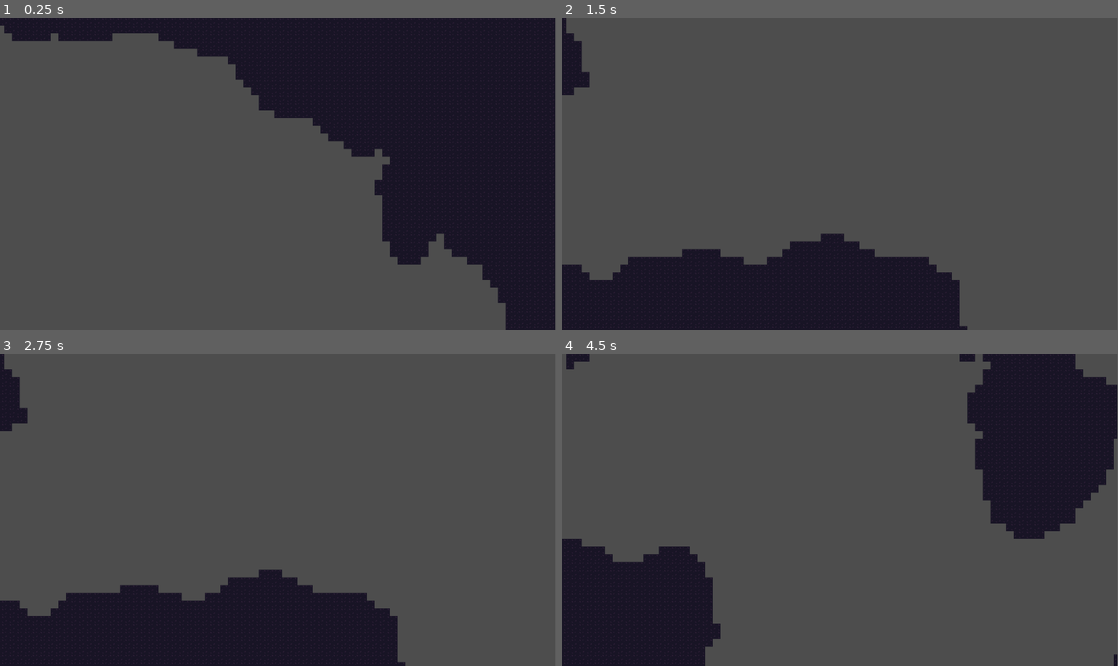
Above: before the commit, frames 1-4 (two rows, left to right).
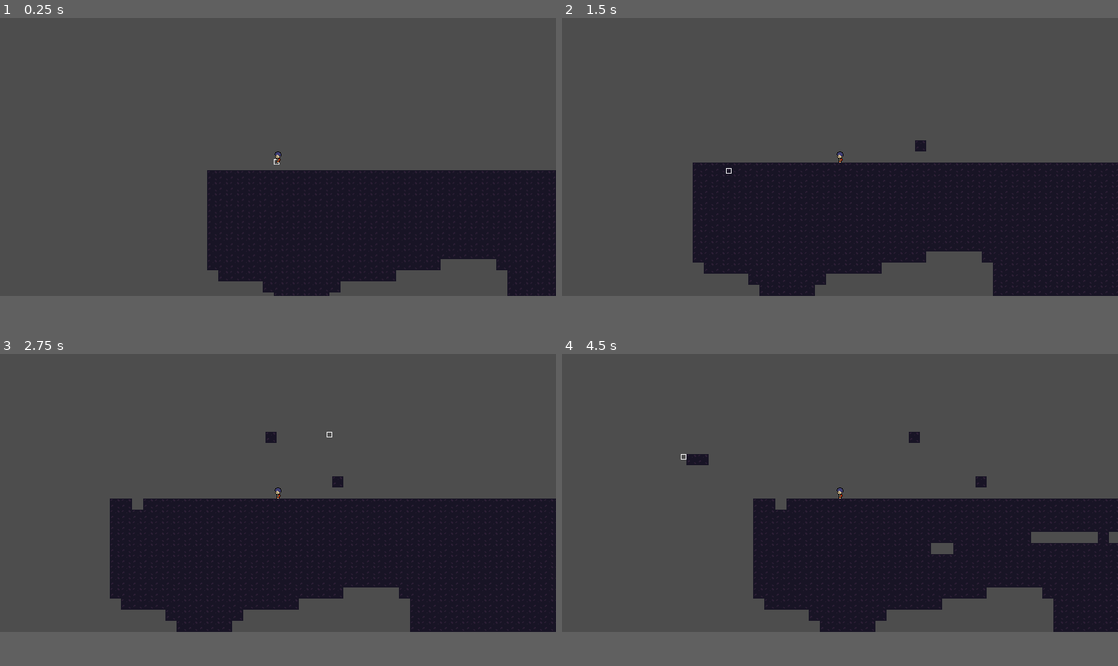
Above: after the commit, the same moments.

Repository: TyGuy54/terraria-like-generation
Game: Godot game, scene res://main.tscn
The game is run twice, just before and just after one commit, with the same random seed, the same clock (stepped at 60 frames per second) and the same inputs. The engine's default icon, where the game draws it, is replaced by a stand-in: a white triangle on a blue panel in a dark square.
Inputs (mouse positions are in pixels of both pictures, inside the frame that each line leads up to):
- Up to frame 1 (0.25 s): no input
- Up to frame 2 (1.5 s): move the mouse to (962, 158) at 0.52 s; press the mouse at (962, 158) at 0.53 s; hold Right (ui_right) 0.53-1.28 s; right-click (962, 158) at 0.8 s; move the mouse to (728, 189) at 1.27 s; release the mouse at (728, 189) at 1.28 s; hold Left (ui_left) from 1.28 s (still down); right-click (728, 189) at 1.35 s
- Up to frame 3 (2.75 s): click (166, 525) at 1.55 s; move the mouse to (333, 441) at 2.02 s; release Left (ui_left) at 2.03 s; press the mouse at (333, 441) at 2.03 s; hold Right (ui_right) from 2.03 s (still down); right-click (333, 441) at 2.3 s
- Up to frame 4 (4.5 s): move the mouse to (812, 572) at 2.77 s; release the mouse at (812, 572) at 2.78 s; right-click (812, 572) at 2.85 s; click (812, 572) at 3.05 s; tap Enter at 3.5 s; move the mouse to (1006, 556) at 3.52 s; release Right (ui_right) at 3.53 s; press the mouse at (1006, 556) at 3.53 s; hold Left (ui_left) from 3.53 s (still down); right-click (1006, 556) at 3.8 s; move the mouse to (673, 463) at 4.27 s; release the mouse at (673, 463) at 4.28 s; right-click (673, 463) at 4.35 s
In our replay, the window is 799x449 before the commit and 800x400 after it. These sizes can differ from the game's own. Grey fills any space a smaller window leaves; there, only what the larger window draws over its background counts as a difference.

The runs differ from the first frame. In frame 1, 41% of the frame differs, in the area x 0-100%, y 0-100%; in frame 2, 34%; in frame 3, 36%; in frame 4, 43%.

Commit message:
added a player controller

Diff:
--- a/TileMap.gd
+++ b/TileMap.gd
@@ -6,6 +6,8 @@
 
 # making a new perlin noise
 var noise = FastNoiseLite.new()
+
+@onready var selector = $selector
 
 func _ready():
 	# randomize()
@@ -22,11 +24,11 @@
 	generate_level()
 
 # dubug stuff for resetting the scence and generating a new map
-func _unhandled_input(event):
-	if event is InputEventMouseButton:
-		if event.button_mask == MOUSE_BUTTON_MASK_RIGHT:
-			print("Reloading...")
-			get_tree().reload_current_scene()
+#func _unhandled_input(event):
+	#if event is InputEventMouseButton:
+		#if event.button_mask == MOUSE_BUTTON_MASK_RIGHT:
+			#print("Reloading...")
+			#get_tree().reload_current_scene()
 
 # generating the level
 func generate_level():
@@ -44,7 +46,23 @@
 # generates an id to decide weahter or not to place a block
 # for now 0 is a dirt block and -1 is an empty block
 func generate_id(noise_level: float):
-	if noise_level <= 0:
+	if noise_level <= -0.2:
 		return -1
 	else:
 		return 0
+
+func _physics_process(delta):
+	if Input.is_action_pressed("m_left"):
+		var tile = local_to_map(selector.mouse_pos * 8)
+		var tile_id = get_cell_source_id(0, tile)
+
+		var new_id = -1
+
+		if tile_id != -1:
+			if tile_id < 0:
+				new_id = (tile_id + 1)
+			set_cell(0, tile, new_id)
+
+	if Input.is_action_pressed("m_right"):
+		var tile = local_to_map(selector.mouse_pos * 8)
+		set_cell(0, tile, 0, Vector2i(1, 1))
--- a/main.tscn
+++ b/main.tscn
@@ -1,86 +1,192 @@
-[gd_scene load_steps=8 format=3 uid="uid://ed5j0d3un6ws"]
-
+[gd_scene load_steps=10 format=3 uid="uid://c5gxs6a7kudgr"]
+
+[ext_resource type="Texture2D" uid="uid://d3t8wbki7l3vs" path="res://assets/Foozle_2DT0008_GreenValley_Tileset_Pixel_Art/Foozle_2DT0008_GreenValley_Tileset_Pixel_Art.png" id="1_7vn38"]
 [ext_resource type="Texture2D" uid="uid://cijxru6xwiasm" path="res://icon.svg" id="1_gy2cg"]
 [ext_resource type="Script" path="res://TileMap.gd" id="1_oau8r"]
-[ext_resource type="Texture2D" uid="uid://d3t8wbki7l3vs" path="res://Foozle_2DT0008_GreenValley_Tileset_Pixel_Art/Foozle_2DT0008_GreenValley_Tileset_Pixel_Art.png" id="1_yq4pv"]
-[ext_resource type="Script" path="res://Camera2D.gd" id="3_tm70a"]
+[ext_resource type="Texture2D" uid="uid://cshftmmvkbegy" path="res://assets/block_select.png" id="4_7xc0s"]
+[ext_resource type="Script" path="res://selector.gd" id="5_8l6i0"]
+[ext_resource type="PackedScene" uid="uid://cv5ro1ya2dvr0" path="res://player.tscn" id="7_hst24"]
 
 [sub_resource type="TileSetAtlasSource" id="TileSetAtlasSource_pkvc5"]
-texture = ExtResource("1_yq4pv")
+texture = ExtResource("1_7vn38")
+0:0/0 = 0
+0:0/0/physics_layer_0/linear_velocity = Vector2(0, 0)
+0:0/0/physics_layer_0/angular_velocity = 0.0
+0:1/0 = 0
+0:1/0/physics_layer_0/linear_velocity = Vector2(0, 0)
+0:1/0/physics_layer_0/angular_velocity = 0.0
+0:2/0 = 0
+0:2/0/physics_layer_0/linear_velocity = Vector2(0, 0)
+0:2/0/physics_layer_0/angular_velocity = 0.0
+1:2/0 = 0
+1:2/0/physics_layer_0/linear_velocity = Vector2(0, 0)
+1:2/0/physics_layer_0/angular_velocity = 0.0
+2:2/0 = 0
+2:2/0/physics_layer_0/linear_velocity = Vector2(0, 0)
+2:2/0/physics_layer_0/angular_velocity = 0.0
+2:1/0 = 0
+2:1/0/physics_layer_0/linear_velocity = Vector2(0, 0)
+2:1/0/physics_layer_0/angular_velocity = 0.0
+2:0/0 = 0
+2:0/0/physics_layer_0/linear_velocity = Vector2(0, 0)
+2:0/0/physics_layer_0/angular_velocity = 0.0
+1:0/0 = 0
+1:0/0/physics_layer_0/linear_velocity = Vector2(0, 0)
+1:0/0/physics_layer_0/angular_velocity = 0.0
 1:1/0 = 0
-0:0/0 = 0
-0:1/0 = 0
-0:2/0 = 0
-1:2/0 = 0
-2:2/0 = 0
-2:1/0 = 0
-2:0/0 = 0
-1:0/0 = 0
+1:1/0/physics_layer_0/linear_velocity = Vector2(0, 0)
+1:1/0/physics_layer_0/angular_velocity = 0.0
+1:1/0/physics_layer_0/polygon_0/points = PackedVector2Array(-8, -8, 8, -8, 8, 8, -8, 8)
 
 [sub_resource type="TileSetAtlasSource" id="TileSetAtlasSource_p51yp"]
 texture = ExtResource("1_gy2cg")
 0:0/0 = 0
+0:0/0/physics_layer_0/linear_velocity = Vector2(0, 0)
+0:0/0/physics_layer_0/angular_velocity = 0.0
 0:1/0 = 0
+0:1/0/physics_layer_0/linear_velocity = Vector2(0, 0)
+0:1/0/physics_layer_0/angular_velocity = 0.0
 0:2/0 = 0
+0:2/0/physics_layer_0/linear_velocity = Vector2(0, 0)
+0:2/0/physics_layer_0/angular_velocity = 0.0
 0:3/0 = 0
+0:3/0/physics_layer_0/linear_velocity = Vector2(0, 0)
+0:3/0/physics_layer_0/angular_velocity = 0.0
 3:0/0 = 0
+3:0/0/physics_layer_0/linear_velocity = Vector2(0, 0)
+3:0/0/physics_layer_0/angular_velocity = 0.0
 2:0/0 = 0
+2:0/0/physics_layer_0/linear_velocity = Vector2(0, 0)
+2:0/0/physics_layer_0/angular_velocity = 0.0
 1:0/0 = 0
+1:0/0/physics_layer_0/linear_velocity = Vector2(0, 0)
+1:0/0/physics_layer_0/angular_velocity = 0.0
 1:1/0 = 0
+1:1/0/physics_layer_0/linear_velocity = Vector2(0, 0)
+1:1/0/physics_layer_0/angular_velocity = 0.0
 1:2/0 = 0
+1:2/0/physics_layer_0/linear_velocity = Vector2(0, 0)
+1:2/0/physics_layer_0/angular_velocity = 0.0
 1:3/0 = 0
-2:3/0 = 0
+1:3/0/physics_layer_0/linear_velocity = Vector2(0, 0)
+1:3/0/physics_layer_0/angular_velocity = 0.0
 2:2/0 = 0
+2:2/0/physics_layer_0/linear_velocity = Vector2(0, 0)
+2:2/0/physics_layer_0/angular_velocity = 0.0
 2:1/0 = 0
+2:1/0/physics_layer_0/linear_velocity = Vector2(0, 0)
+2:1/0/physics_layer_0/angular_velocity = 0.0
 3:1/0 = 0
-3:3/0 = 0
+3:1/0/physics_layer_0/linear_velocity = Vector2(0, 0)
+3:1/0/physics_layer_0/angular_velocity = 0.0
 3:2/0 = 0
+3:2/0/physics_layer_0/linear_velocity = Vector2(0, 0)
+3:2/0/physics_layer_0/angular_velocity = 0.0
 0:4/0 = 0
+0:4/0/physics_layer_0/linear_velocity = Vector2(0, 0)
+0:4/0/physics_layer_0/angular_velocity = 0.0
 1:5/0 = 0
+1:5/0/physics_layer_0/linear_velocity = Vector2(0, 0)
+1:5/0/physics_layer_0/angular_velocity = 0.0
 2:6/0 = 0
+2:6/0/physics_layer_0/linear_velocity = Vector2(0, 0)
+2:6/0/physics_layer_0/angular_velocity = 0.0
 3:7/0 = 0
-4:7/0 = 0
-5:7/0 = 0
+3:7/0/physics_layer_0/linear_velocity = Vector2(0, 0)
+3:7/0/physics_layer_0/angular_velocity = 0.0
 6:6/0 = 0
+6:6/0/physics_layer_0/linear_velocity = Vector2(0, 0)
+6:6/0/physics_layer_0/angular_velocity = 0.0
 6:5/0 = 0
+6:5/0/physics_layer_0/linear_velocity = Vector2(0, 0)
+6:5/0/physics_layer_0/angular_velocity = 0.0
 6:4/0 = 0
+6:4/0/physics_layer_0/linear_velocity = Vector2(0, 0)
+6:4/0/physics_layer_0/angular_velocity = 0.0
 5:3/0 = 0
+5:3/0/physics_layer_0/linear_velocity = Vector2(0, 0)
+5:3/0/physics_layer_0/angular_velocity = 0.0
 4:2/0 = 0
-2:4/0 = 0
-2:5/0 = 0
-3:6/0 = 0
+4:2/0/physics_layer_0/linear_velocity = Vector2(0, 0)
+4:2/0/physics_layer_0/angular_velocity = 0.0
 6:7/0 = 0
+6:7/0/physics_layer_0/linear_velocity = Vector2(0, 0)
+6:7/0/physics_layer_0/angular_velocity = 0.0
 6:3/0 = 0
+6:3/0/physics_layer_0/linear_velocity = Vector2(0, 0)
+6:3/0/physics_layer_0/angular_velocity = 0.0
 6:2/0 = 0
+6:2/0/physics_layer_0/linear_velocity = Vector2(0, 0)
+6:2/0/physics_layer_0/angular_velocity = 0.0
 6:1/0 = 0
+6:1/0/physics_layer_0/linear_velocity = Vector2(0, 0)
+6:1/0/physics_layer_0/angular_velocity = 0.0
 5:1/0 = 0
+5:1/0/physics_layer_0/linear_velocity = Vector2(0, 0)
+5:1/0/physics_layer_0/angular_velocity = 0.0
 5:0/0 = 0
+5:0/0/physics_layer_0/linear_velocity = Vector2(0, 0)
+5:0/0/physics_layer_0/angular_velocity = 0.0
 4:1/0 = 0
-4:3/0 = 0
-4:4/0 = 0
-4:5/0 = 0
-4:6/0 = 0
+4:1/0/physics_layer_0/linear_velocity = Vector2(0, 0)
+4:1/0/physics_layer_0/angular_velocity = 0.0
 5:6/0 = 0
+5:6/0/physics_layer_0/linear_velocity = Vector2(0, 0)
+5:6/0/physics_layer_0/angular_velocity = 0.0
 5:5/0 = 0
+5:5/0/physics_layer_0/linear_velocity = Vector2(0, 0)
+5:5/0/physics_layer_0/angular_velocity = 0.0
 7:3/0 = 0
+7:3/0/physics_layer_0/linear_velocity = Vector2(0, 0)
+7:3/0/physics_layer_0/angular_velocity = 0.0
 7:2/0 = 0
+7:2/0/physics_layer_0/linear_velocity = Vector2(0, 0)
+7:2/0/physics_layer_0/angular_velocity = 0.0
 7:4/0 = 0
+7:4/0/physics_layer_0/linear_velocity = Vector2(0, 0)
+7:4/0/physics_layer_0/angular_velocity = 0.0
 7:7/0 = 0
+7:7/0/physics_layer_0/linear_velocity = Vector2(0, 0)
+7:7/0/physics_layer_0/angular_velocity = 0.0
 7:6/0 = 0
+7:6/0/physics_layer_0/linear_velocity = Vector2(0, 0)
+7:6/0/physics_layer_0/angular_velocity = 0.0
 7:5/0 = 0
+7:5/0/physics_layer_0/linear_velocity = Vector2(0, 0)
+7:5/0/physics_layer_0/angular_velocity = 0.0
 7:1/0 = 0
+7:1/0/physics_layer_0/linear_velocity = Vector2(0, 0)
+7:1/0/physics_layer_0/angular_velocity = 0.0
 7:0/0 = 0
+7:0/0/physics_layer_0/linear_velocity = Vector2(0, 0)
+7:0/0/physics_layer_0/angular_velocity = 0.0
 6:0/0 = 0
+6:0/0/physics_layer_0/linear_velocity = Vector2(0, 0)
+6:0/0/physics_layer_0/angular_velocity = 0.0
 4:0/0 = 0
+4:0/0/physics_layer_0/linear_velocity = Vector2(0, 0)
+4:0/0/physics_layer_0/angular_velocity = 0.0
 1:6/0 = 0
+1:6/0/physics_layer_0/linear_velocity = Vector2(0, 0)
+1:6/0/physics_layer_0/angular_velocity = 0.0
 1:7/0 = 0
+1:7/0/physics_layer_0/linear_velocity = Vector2(0, 0)
+1:7/0/physics_layer_0/angular_velocity = 0.0
 2:7/0 = 0
-1:4/0 = 0
+2:7/0/physics_layer_0/linear_velocity = Vector2(0, 0)
+2:7/0/physics_layer_0/angular_velocity = 0.0
 0:5/0 = 0
+0:5/0/physics_layer_0/linear_velocity = Vector2(0, 0)
+0:5/0/physics_layer_0/angular_velocity = 0.0
 0:6/0 = 0
+0:6/0/physics_layer_0/linear_velocity = Vector2(0, 0)
+0:6/0/physics_layer_0/angular_velocity = 0.0
 0:7/0 = 0
+0:7/0/physics_layer_0/linear_velocity = Vector2(0, 0)
+0:7/0/physics_layer_0/angular_velocity = 0.0
 
 [sub_resource type="TileSet" id="TileSet_hx2cv"]
+physics_layer_0/collision_layer = 1
 sources/1 = SubResource("TileSetAtlasSource_p51yp")
 sources/0 = SubResource("TileSetAtlasSource_pkvc5")
 
@@ -91,6 +197,10 @@
 format = 2
 script = ExtResource("1_oau8r")
 
-[node name="Camera2D" type="Camera2D" parent="."]
-position = Vector2(583, 324)
-script = ExtResource("3_tm70a")
+[node name="selector" type="Sprite2D" parent="TileMap"]
+texture = ExtResource("4_7xc0s")
+centered = false
+script = ExtResource("5_8l6i0")
+
+[node name="player" parent="." instance=ExtResource("7_hst24")]
+position = Vector2(102, -26)
--- /dev/null
+++ b/player.gd
@@ -0,0 +1,17 @@
+extends CharacterBody2D
+
+const GRAVITY = 200.0
+const WALK_SPEED = 200
+
+func _physics_process(delta):
+	velocity.y += delta * GRAVITY
+
+	if Input.is_action_pressed("ui_left"):
+		velocity.x = -WALK_SPEED
+	elif Input.is_action_pressed("ui_right"):
+		velocity.x =  WALK_SPEED
+	else:
+		velocity.x = 0
+
+	# "move_and_slide" already takes delta time into account.
+	move_and_slide()
--- /dev/null
+++ b/player.tscn
@@ -0,0 +1,21 @@
+[gd_scene load_steps=4 format=3 uid="uid://cv5ro1ya2dvr0"]
+
+[ext_resource type="Script" path="res://player.gd" id="1_ecnh3"]
+[ext_resource type="Texture2D" uid="uid://bfiv84ocj676b" path="res://assets/16x16-RPG-characters/sprites/old-style/01-generic.png" id="1_ojota"]
+
+[sub_resource type="RectangleShape2D" id="RectangleShape2D_ddtg0"]
+size = Vector2(10, 16)
+
+[node name="player" type="CharacterBody2D"]
+script = ExtResource("1_ecnh3")
+
+[node name="Sprite2D" type="Sprite2D" parent="."]
+texture = ExtResource("1_ojota")
+hframes = 15
+vframes = 8
+frame = 16
+
+[node name="CollisionShape2D" type="CollisionShape2D" parent="."]
+shape = SubResource("RectangleShape2D_ddtg0")
+
+[node name="Camera2D" type="Camera2D" parent="."]
--- a/project.godot
+++ b/project.godot
@@ -15,10 +15,23 @@
 config/features=PackedStringArray("4.0", "Forward Plus")
 config/icon="res://icon.svg"
 
+[display]
+
+window/size/viewport_width=800
+window/size/viewport_height=400
+window/size/initial_position=Vector2i(1152, 648)
+window/stretch/mode="viewport"
+window/stretch/aspect="keep_height"
+
 [input]
 
-restart={
+m_left={
 "deadzone": 0.5,
-"events": [Object(InputEventKey,"resource_local_to_scene":false,"resource_name":"","device":0,"window_id":0,"alt_pressed":false,"shift_pressed":false,"ctrl_pressed":false,"meta_pressed":false,"pressed":false,"keycode":0,"physical_keycode":82,"key_label":0,"unicode":0,"echo":false,"script":null)
+"events": [Object(InputEventMouseButton,"resource_local_to_scene":false,"resource_name":"","device":-1,"window_id":0,"alt_pressed":false,"shift_pressed":false,"ctrl_pressed":false,"meta_pressed":false,"button_mask":0,"position":Vector2(0, 0),"global_position":Vector2(0, 0),"factor":1.0,"button_index":1,"pressed":false,"double_click":false,"script":null)
 ]
 }
+m_right={
+"deadzone": 0.5,
+"events": [Object(InputEventMouseButton,"resource_local_to_scene":false,"resource_name":"","device":-1,"window_id":0,"alt_pressed":false,"shift_pressed":false,"ctrl_pressed":false,"meta_pressed":false,"button_mask":0,"position":Vector2(0, 0),"global_position":Vector2(0, 0),"factor":1.0,"button_index":2,"pressed":false,"double_click":false,"script":null)
+]
+}
--- /dev/null
+++ b/selector.gd
@@ -0,0 +1,14 @@
+extends Sprite2D
+
+@export var snap_size_x = 8
+@export var snap_size_y = 8
+
+var mouse_pos = Vector2.ZERO
+
+func _physics_process(delta):
+	update_position_snaped()
+
+func update_position_snaped():
+	mouse_pos = Vector2(int(get_global_mouse_position().x / snap_size_x),
+						int(get_global_mouse_position().y / snap_size_y))
+	global_position = mouse_pos * snap_size_x
Binary file added: assets/16x16-RPG-characters/preview.png
Not shown, added: assets/16x16-RPG-characters/preview.png.import
Binary file added: assets/16x16-RPG-characters/sprites/new-style/chibi-layered.aseprite
Binary file added: assets/16x16-RPG-characters/sprites/new-style/chibi-layered.png
Not shown, added: assets/16x16-RPG-characters/sprites/new-style/chibi-layered.png.import
Binary file added: assets/16x16-RPG-characters/sprites/old-style/00-avatars.png
Not shown, changed: assets/16x16-RPG-characters/sprites/old-style/00-avatars.png.import
Binary file added: assets/16x16-RPG-characters/sprites/old-style/00-guide.png
Not shown, added: assets/16x16-RPG-characters/sprites/old-style/00-guide.png.import
Binary file added: assets/16x16-RPG-characters/sprites/old-style/01-generic.png
Not shown, added: assets/16x16-RPG-characters/sprites/old-style/01-generic.png.import
Binary file added: assets/16x16-RPG-characters/sprites/old-style/02-bard.png
(and 20 more such lines)
